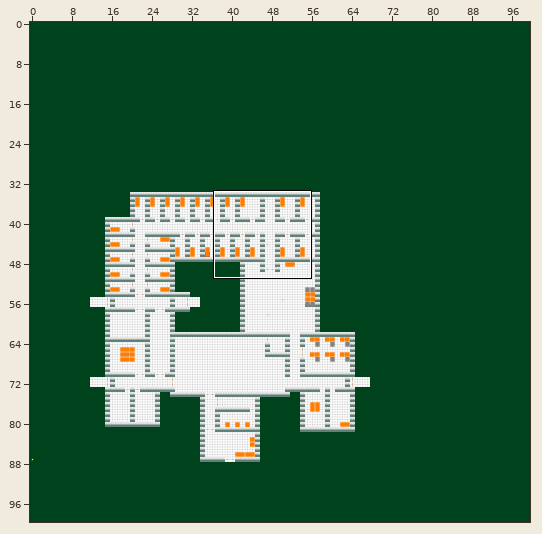
Two versions of a level (Tiled map, Project/core/assets/graphics/world1beta2.tmx). The first picture is a wide view before the edit; the outline marks the close-up.
Close-up. As it was:
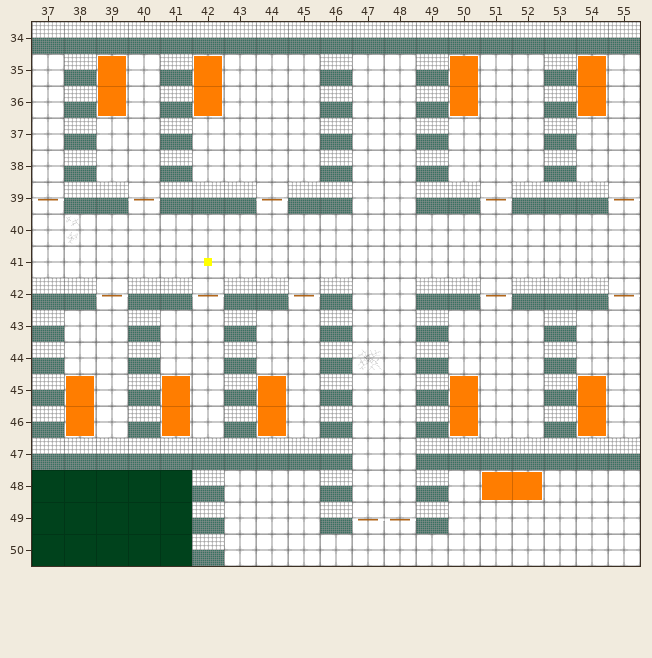
Cells are 64x64 px. Shown: x 37..55, y 34..50. The commit also changed other parts of the map, which this record leaves out.
After the commit:
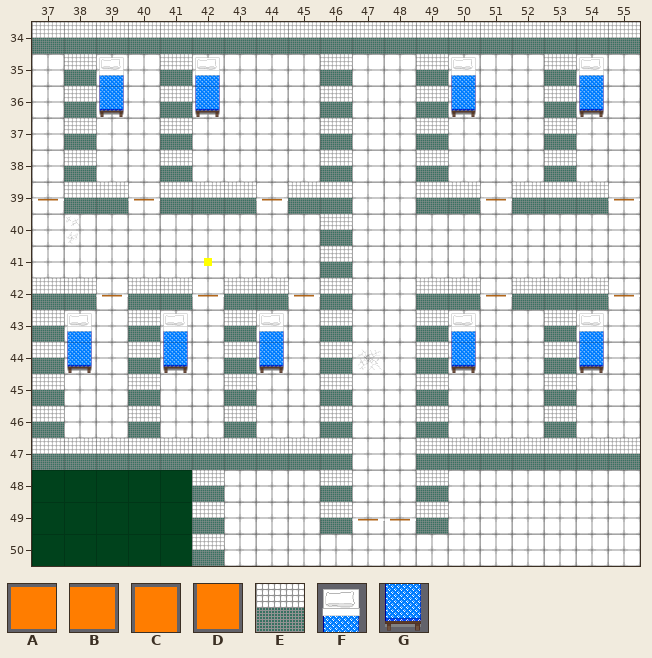
Key: from "alpha_sprite_sheet": A 2, B 3, C 4, D 12; from "floor_wall_sheet": E 5; from "furniture_sheet": F 0, G 4.
_ is an empty cell.
Difference:
Layer "väggar":
y 40..41: x 46 _ -> E
Layer "Statiska objekt":
y 35: x 39 C -> F; x 42 C -> F; x 50 C -> F; x 54 C -> F
y 36: x 39 D -> G; x 42 D -> G; x 50 D -> G; x 54 D -> G
y 43: x 38 _ -> F; x 41 _ -> F; x 44 _ -> F; x 50 _ -> F; x 54 _ -> F
y 44: x 38 _ -> G; x 41 _ -> G; x 44 _ -> G; x 50 _ -> G; x 54 _ -> G
y 45: x 38 C -> _; x 41 C -> _; x 44 C -> _; x 50 C -> _; x 54 C -> _
y 46: x 38 D -> _; x 41 D -> _; x 44 D -> _; x 50 D -> _; x 54 D -> _
y 48: x 51..52 AB -> __
